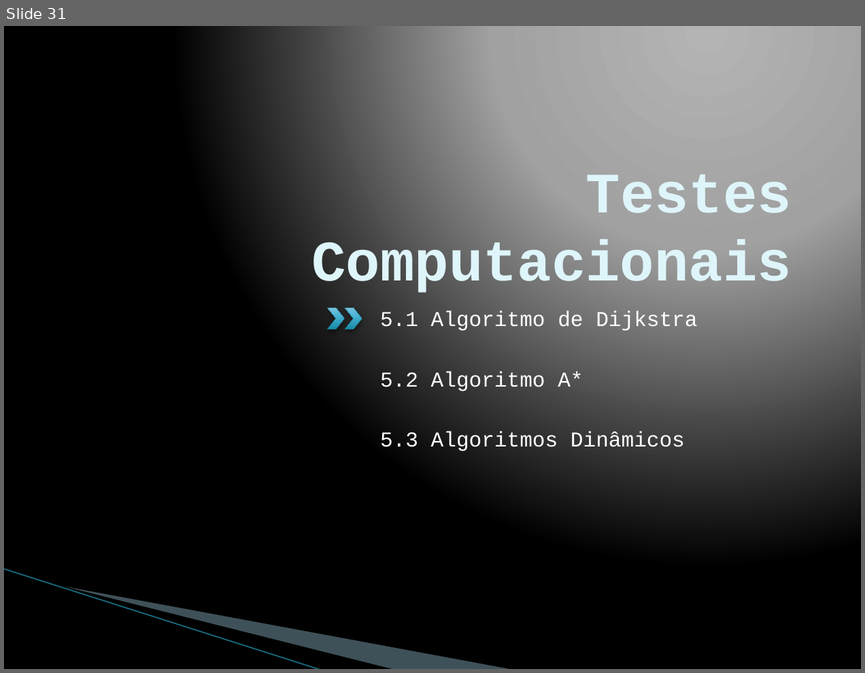
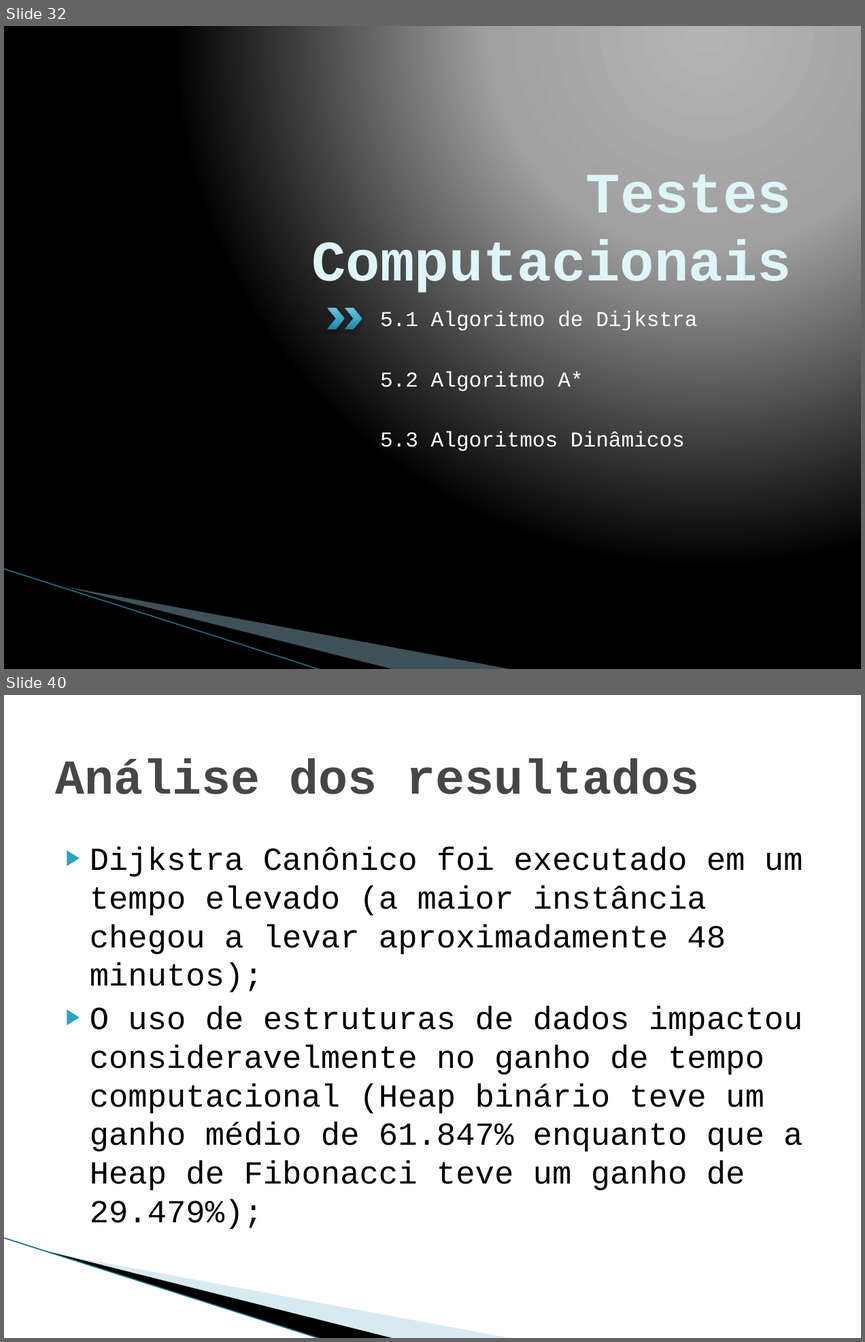
Before and after one commit to pedrohbh/PG-Dissertacao, a slide deck: Academia/Apresentação PG/Apresentação PG.pptx. Shown one above the other, each under a label of ours: slide 31 before the commit, slides 32 and 40 after it; the slides between them are not shown. The pictures are 865x673 and 865x1342 pixels, drawn with LibreOffice and Linux fonts; fonts in the diff are those of the drawing; background and template pictures are left out. Boxes give left, top, right and bottom in pixels: in the first picture for what was removed or moved away, otherwise in the second. Text is boxed around its words. In the diff, an @@ line names an element or a change of style, - is before the commit and + after.

```diff
--- a/Academia/Apresentação PG/Apresentação PG.pptx
+++ b/Academia/Apresentação PG/Apresentação PG.pptx
@@ slide 40 added at <box>4,695,861,1338</box>, background #FFFFFF; not listed: 3 template elements that a slide beside it also shows @@
@@ title added at <box>55,759,699,794</box>, 41 pt, text #464646, bold @@
+Análise dos resultados
@@ text added at <box>90,847,803,1229</box>, 27 pt, text #000000 @@
+▶ Dijkstra Canônico foi executado em um tempo elevado (a maior instância chegou a levar aproximadamente 48 minutos);
+▶ O uso de estruturas de dados impactou consideravelmente no ganho de tempo computacional (Heap binário teve um ganho médio de 61.847% enquanto que a Heap de Fibonacci teve um ganho de 29.479%);
@@ what was slide 31 is now slide 32 @@
```
Also in this commit, not shown: 1 slide changed, 12 other slides added, 6 other files.
